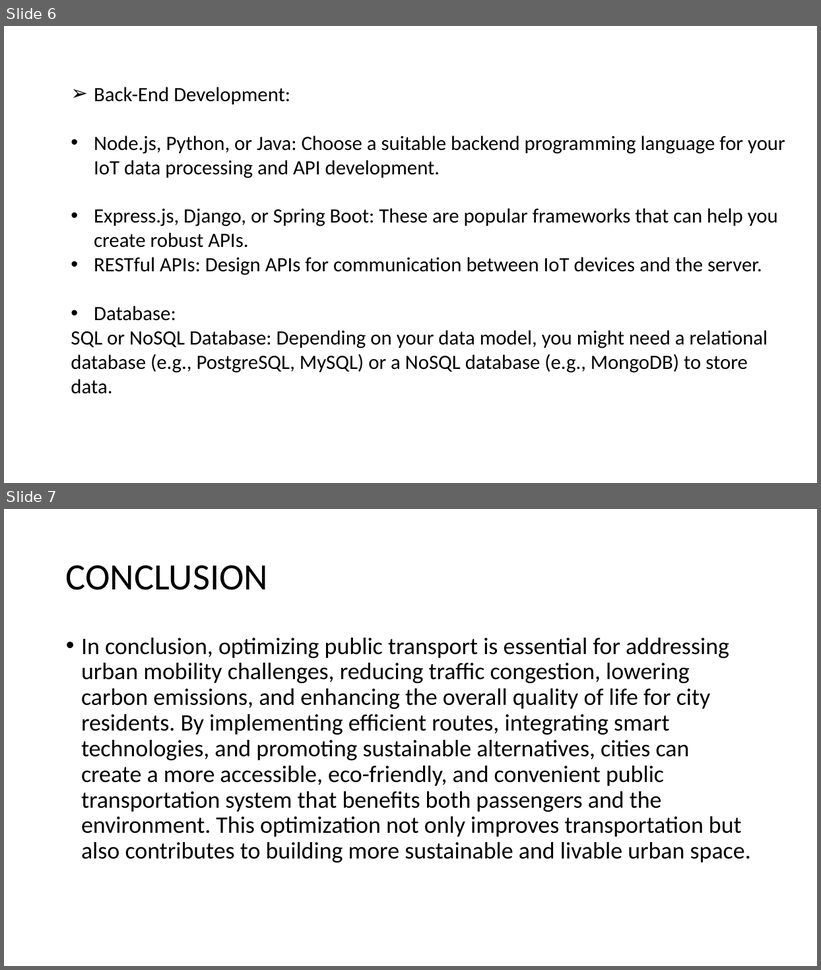
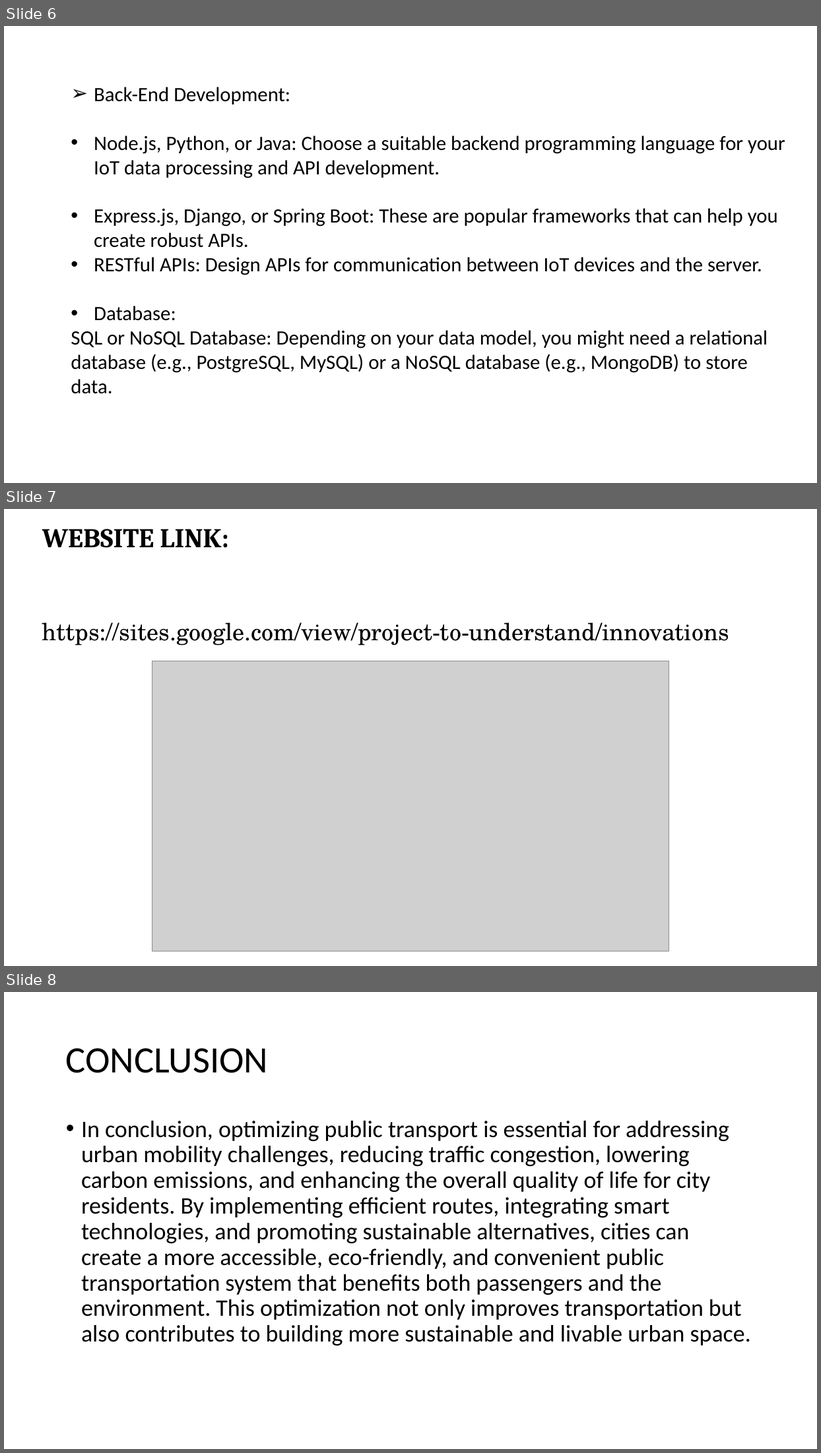
Before and after one commit to Varsha1731/Publictransportoptimization, a slide deck: PUBLIC TRANSPORT OPTIMIZATION PHASE 4.pptx. Shown one above the other, each under a label of ours: slides 6 and 7 before the commit, slides 6, 7 and 8 after it. The pictures are 821x970 and 821x1453 pixels, drawn with LibreOffice and Linux fonts; fonts in the diff are those of the drawing; grey boxes stand for pictures. Boxes give left, top, right and bottom in pixels: in the first picture for what was removed or moved away, otherwise in the second. Text is boxed around its words. In the diff, an @@ line names an element or a change of style, - is before the commit and + after.

```diff
--- a/PUBLIC TRANSPORT OPTIMIZATION PHASE 4.pptx
+++ b/PUBLIC TRANSPORT OPTIMIZATION PHASE 4.pptx
@@ slide 7 added at bbox=[4, 509, 817, 966], background #FFFFFF @@
@@ title added at bbox=[42, 529, 729, 646], 28 pt, text #000000 @@
+WEBSITE LINK:
+https://sites.google.com/view/project-to-understand/innovations
@@ picture added at bbox=[152, 661, 669, 952] @@
@@ what was slide 7 is now slide 8 @@
```
